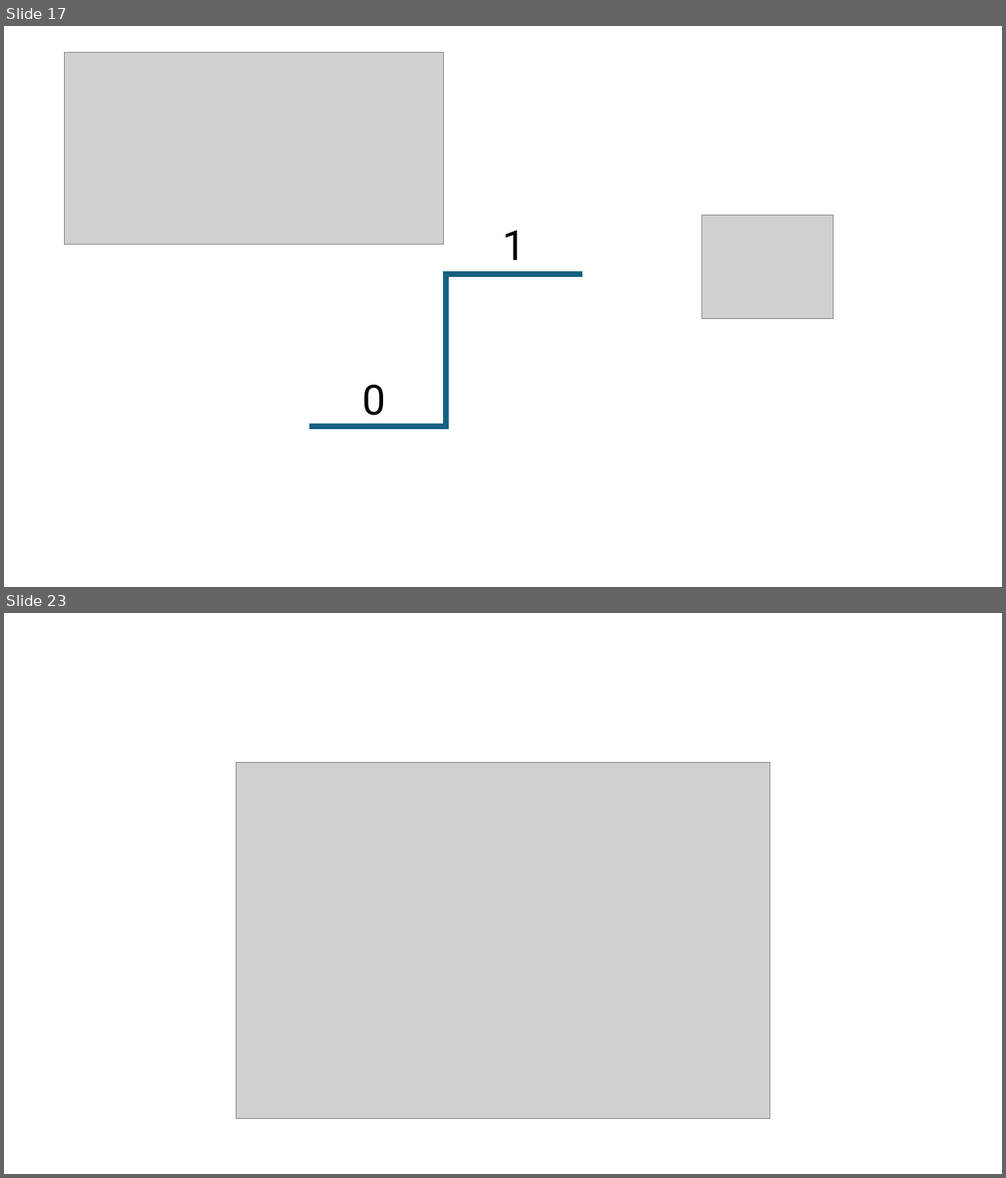
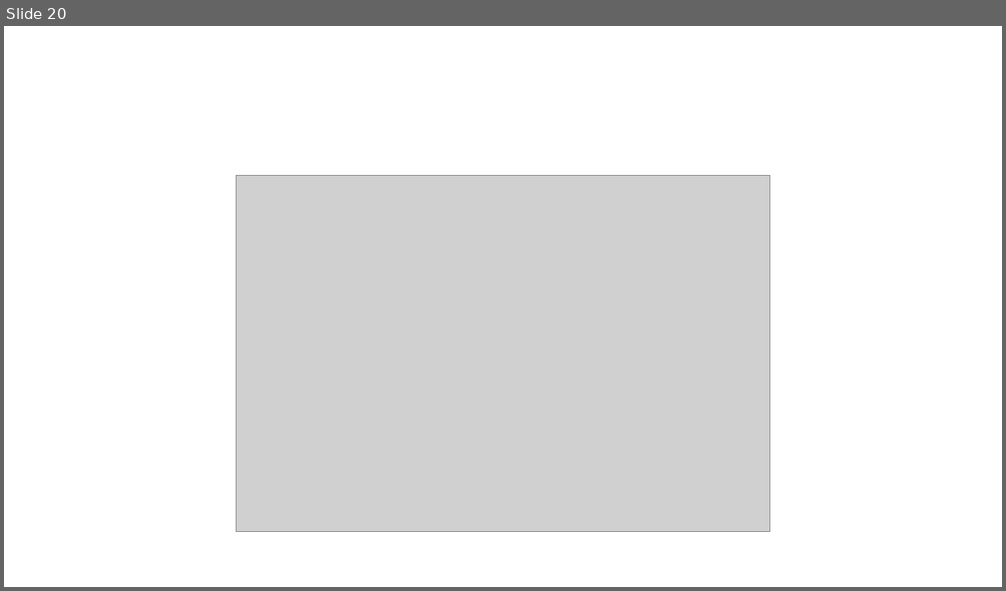
Before and after one commit to pirelaurent/IA_boite_blanche, a slide deck: outillage.pptx. Shown one above the other, each under a label of ours: slides 17 and 23 before the commit, slide 20 after it; the slides between them are not shown. The pictures are 1006x1178 and 1006x591 pixels, drawn with LibreOffice and Linux fonts; fonts in the diff are those of the drawing; grey boxes stand for pictures. Boxes give left, top, right and bottom in pixels: in the first picture for what was removed or moved away, otherwise in the second. Text is boxed around its words. In the diff, an @@ line names an element or a change of style, - is before the commit and + after.

```diff
--- a/outillage.pptx
+++ b/outillage.pptx
@@ slide 17 removed at (x1=4, y1=26, x2=1002, y2=587), background #FFFFFF @@
@@ picture removed at (x1=65, y1=53, x2=444, y2=245) @@
@@ picture removed at (x1=701, y1=216, x2=833, y2=319) @@
@@ text removed at (x1=503, y1=230, x2=526, y2=260) @@
-1
@@ elbow line removed from (309, 426) to (582, 274) @@
@@ text removed at (x1=362, y1=385, x2=386, y2=425) @@
-0
@@ what was slide 23 is now slide 20 @@
```
Also in this commit, not shown: 1 slide changed, 2 slides added, 4 other slides removed, 7 other files.
